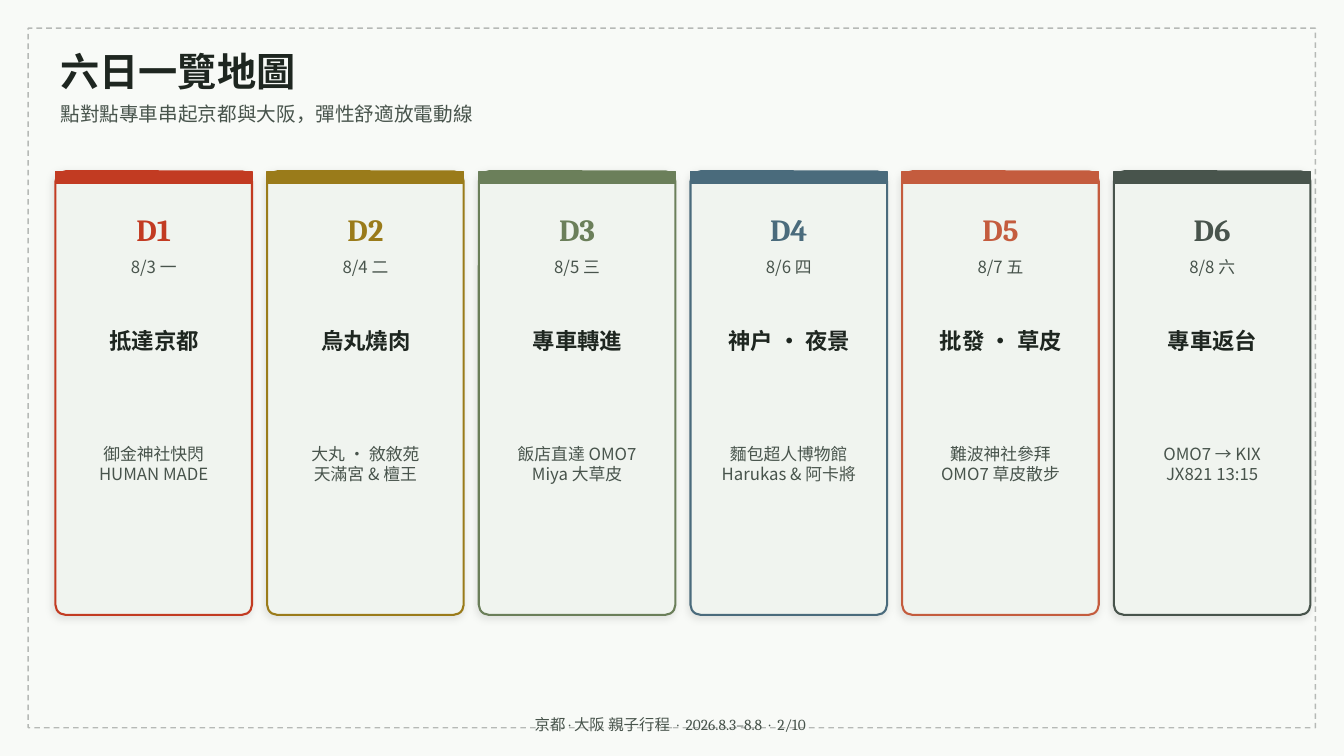
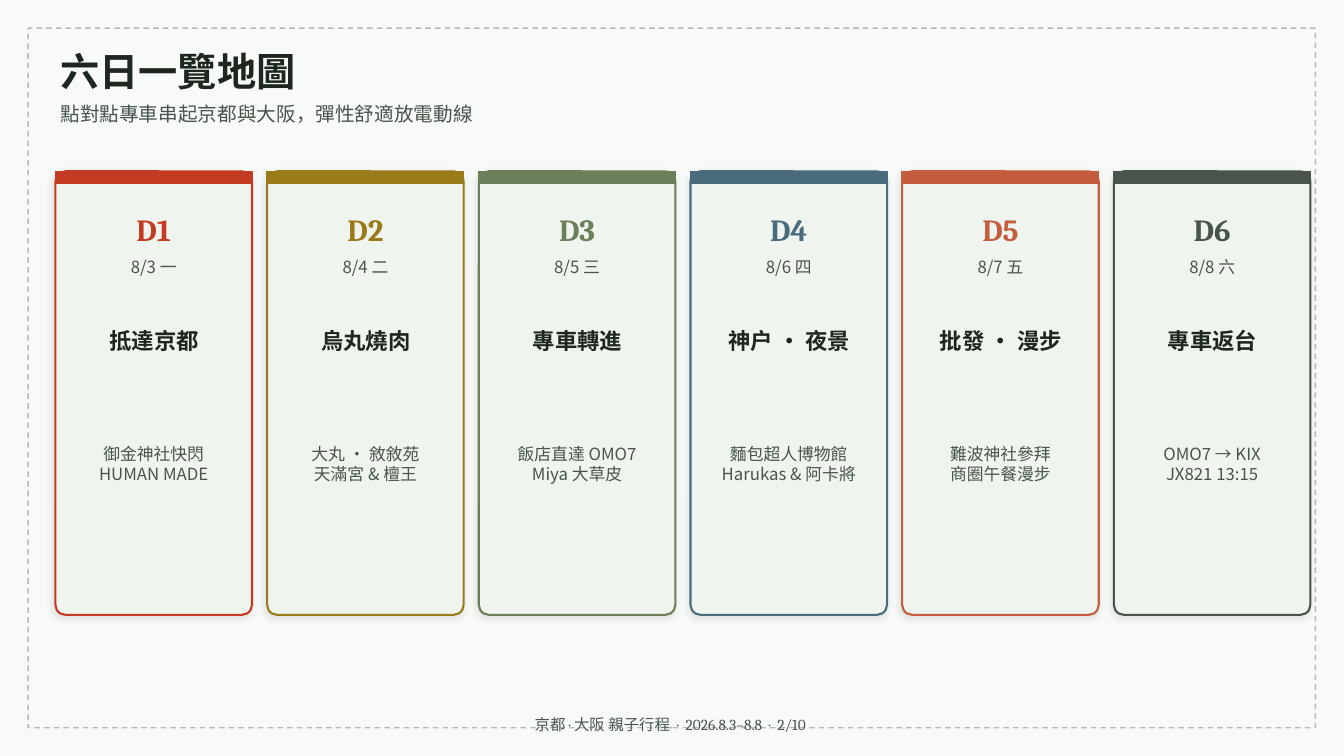
Before and after one commit to maxchan-stack/family-trip-kyoto-osaka-2026, a slide deck: slide 2 of itinerary.pptx. Drawn at 1344x756 pixels with LibreOffice and Linux fonts; fonts in the diff are those of the drawing. Boxes give left, top, right and bottom in pixels: in the first picture for what was removed or moved away, otherwise in the second. Text is boxed around its words. In the diff, an @@ line names an element or a change of style, - is before the commit and + after.

Commit message:
fix: 統一D5全站頁籤、卡片與標題文字為難波商圈漫步

```diff
--- a/itinerary.pptx
+++ b/itinerary.pptx
@@ text at (x1=940, y1=330, x2=1062, y2=351): text changed @@
-批發 · 草皮
+批發 · 漫步
@@ text at (x1=950, y1=466, x2=1051, y2=482): text changed @@
-OMO7 草皮散步
+商圈午餐漫步
```
Also in this commit, not shown: 1 other slide changed, 2 other files.
